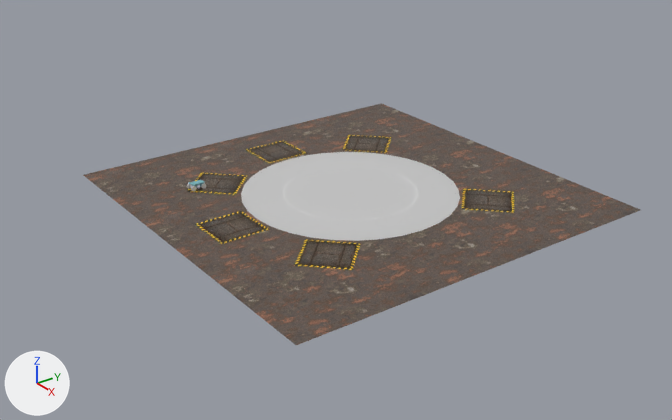
A saved change to the Blender file cs_battleground/arena_files/blender/battleground.blend.
Before and after are seen from a camera (50 mm lens) standing at (25.7, -19.4, 14.2) and looking at (-0.1, -0.6, -0.7). The lights are fixed; the arrows at lower left show +X, +Y and +Z.

Objects in the first picture: 'basement', 'catapult_1.001', 'catapult_2.001', 'catapult_3.001', 'catapult_4.001', 'catapult_6.001', 'inner_circle', 'outer_circle', 'outer_circle_border'.
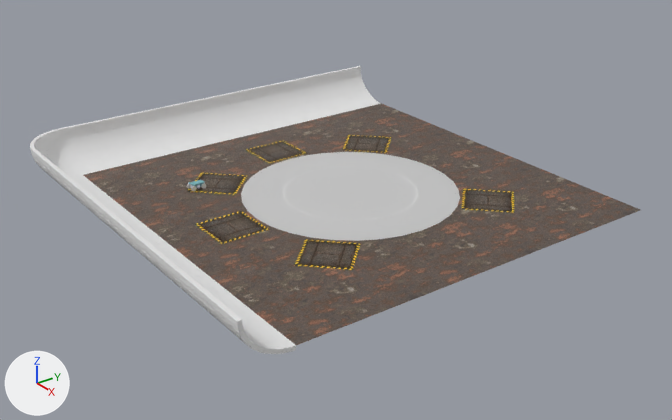
The change, as JSON lines over the scene's bpy script:
```json
{"op": "add", "block": "me_cube_001", "code": ["me_cube_001 = bpy.data.meshes.new('Cube.001')", "me_cube_001.from_pydata(...)  # 832 vertices, 789 faces; spans x -229.0..10.0, y -2.0..0.0, z -59.0..107.0"]}
{"op": "add", "block": "me_cube_049", "code": ["me_cube_049 = bpy.data.meshes.new('Cube.049')", "me_cube_049.from_pydata(...)  # 152 vertices, 108 faces, 2 loose edges; spans x -229.0..10.0, y -8.0..7.0, z -59.0..0.0"]}
{"op": "add", "block": "me_cube_020", "code": ["me_cube_020 = bpy.data.meshes.new('Cube.020')", "me_cube_020.from_pydata(...)  # 128 vertices, 95 faces; spans x -111.0..127.0, y -8.0..8.0, z -8.0..52.0"]}
{"op": "add", "block": "ob_wall_1_002", "code": ["ob_wall_1_002 = bpy.data.objects.new('wall_1.002', me_cube_001)", "ob_wall_1_002.location = (-7.5, -7.5, 0.0)", "ob_wall_1_002.rotation_euler = (0.0, 0.714, 0.0)  # degrees (0, 41, 0)", "ob_wall_1_002.scale = (0.01, 1.0, 0.01)"]}
{"op": "add", "block": "ob_wall_1_001", "code": ["ob_wall_1_001 = bpy.data.objects.new('wall_1.001', me_cube_049)", "ob_wall_1_001.location = (-7.5, 0.0, 0.0)", "ob_wall_1_001.rotation_euler = (0.0, 0.714, 0.0)  # degrees (0, 41, 0)", "ob_wall_1_001.scale = (0.01, 1.0, 0.01)"]}
{"op": "add", "block": "ob_wall_1", "code": ["ob_wall_1 = bpy.data.objects.new('wall_1', me_cube_020)", "ob_wall_1.location = (0.0, -8.73, 0.38)", "ob_wall_1.rotation_euler = (0.0, 0.714, 1.571)  # degrees (0, 41, 90)", "ob_wall_1.scale = (0.01, 1.0, 0.01)"]}
```

What differs and where, as boxes [x1, y1, x2, y2] in the pictures (672 x 420 px):
```json
{"object": "wall_1.001", "change": "added", "after": [62, 66, 381, 175]}
{"object": "wall_1", "change": "added", "after": [33, 150, 296, 354]}
{"object": "wall_1.002", "change": "added", "after": [30, 128, 82, 176]}
```
